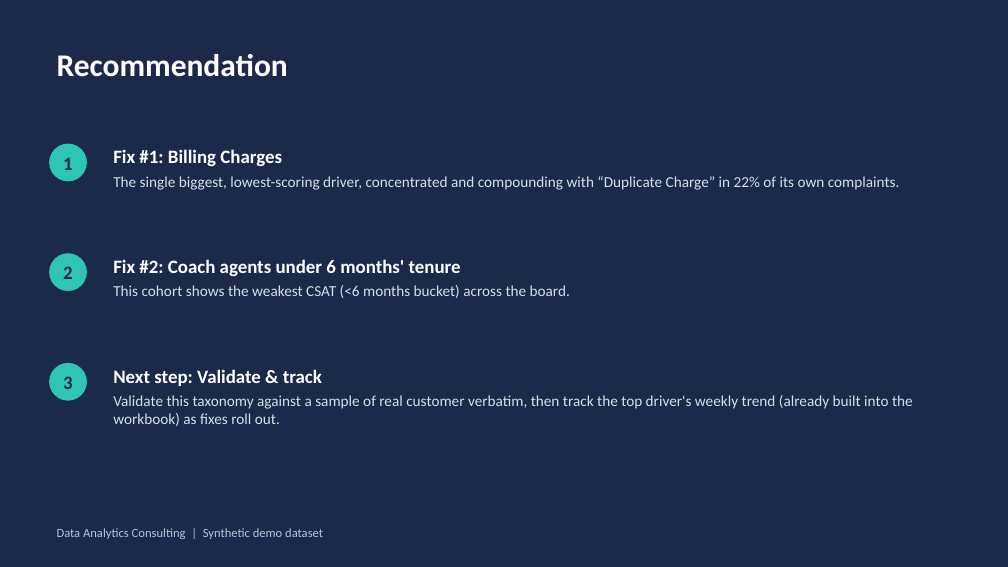
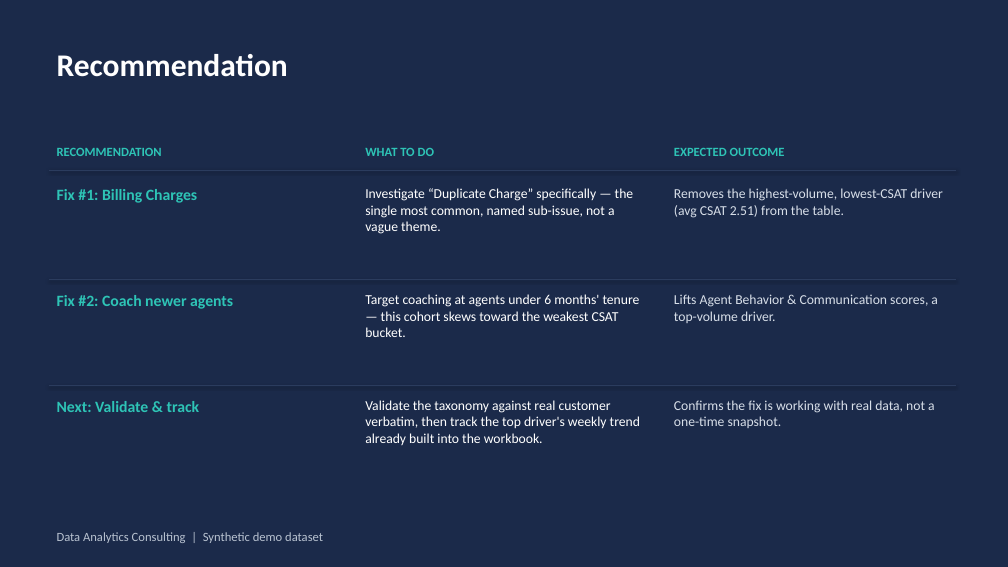
Before and after one commit to rameshpennam/ds-use-cases, a slide deck: slide 6 of usecase1_csat_nlp_rootcause/final_output/usecase1_csat_summary.pptx. Drawn at 1008x567 pixels with LibreOffice and Linux fonts; fonts in the diff are those of the drawing. Boxes give left, top, right and bottom in pixels: in the first picture for what was removed or moved away, otherwise in the second. Text is boxed around its words. In the diff, an @@ line names an element or a change of style, - is before the commit and + after.

```diff
--- a/usecase1_csat_nlp_rootcause/final_output/usecase1_csat_summary.pptx
+++ b/usecase1_csat_nlp_rootcause/final_output/usecase1_csat_summary.pptx
@@ ellipse removed at (x1=49, y1=144, x2=87, y2=181) @@
-1
@@ text added at (x1=57, y1=148, x2=162, y2=156), 12 pt, text #2EC4B6, bold @@
+RECOMMENDATION
@@ text removed at (x1=113, y1=149, x2=900, y2=190) @@
-Fix #1: Billing Charges
-The single biggest, lowest-scoring driver, concentrated and compounding with “Duplicate Charge” in 22% of its own complaints.
@@ text added at (x1=365, y1=148, x2=434, y2=156), 12 pt, text #2EC4B6, bold @@
+WHAT TO DO
@@ text added at (x1=674, y1=148, x2=785, y2=156), 12 pt, text #2EC4B6, bold @@
+EXPECTED OUTCOME
@@ line added from (49, 170) to (957, 170), #2B3C5E 1 pt @@
@@ text added at (x1=57, y1=189, x2=197, y2=203), 15 pt, text #2EC4B6, bold @@
+Fix #1: Billing Charges
@@ text added at (x1=365, y1=188, x2=634, y2=234), 13 pt, text #FFFFFF @@
+Investigate “Duplicate Charge” specifically — the single most common, named sub-issue, not a vague theme.
@@ text added at (x1=674, y1=188, x2=943, y2=218), 13 pt, text #D7DEE8 @@
+Removes the highest-volume, lowest-CSAT driver (avg CSAT 2.51) from the table.
@@ ellipse removed at (x1=49, y1=253, x2=87, y2=291) @@
-2
@@ line added from (49, 280) to (957, 280), #2B3C5E 0.5 pt @@
@@ text added at (x1=57, y1=295, x2=233, y2=309), 15 pt, text #2EC4B6, bold @@
+Fix #2: Coach newer agents
@@ text at (x1=365, y1=294, x2=640, y2=337): text changed; size 14.5 to 13 pt; text colour #D7DEE8 to #FFFFFF @@
-Fix #2: Coach agents under 6 months' tenure
-This cohort shows the weakest CSAT (<6 months bucket) across the board.
+Target coaching at agents under 6 months' tenure — this cohort skews toward the weakest CSAT bucket.
@@ text added at (x1=674, y1=294, x2=938, y2=323), 13 pt, text #D7DEE8 @@
+Lifts Agent Behavior & Communication scores, a top-volume driver.
@@ ellipse removed at (x1=49, y1=363, x2=87, y2=401) @@
-3
@@ line added from (49, 386) to (957, 386), #2B3C5E 0.5 pt @@
@@ text added at (x1=57, y1=401, x2=200, y2=412), 15 pt, text #2EC4B6, bold @@
+Next: Validate & track
@@ text at (x1=365, y1=400, x2=640, y2=445): text changed; size 14.5 to 13 pt; text colour #D7DEE8 to #FFFFFF @@
-Next step: Validate & track
-Validate this taxonomy against a sample of real customer verbatim, then track the top driver's weekly trend (already built into the workbook) as fixes roll out.
+Validate the taxonomy against real customer verbatim, then track the top driver's weekly trend already built into the workbook.
@@ text added at (x1=674, y1=400, x2=935, y2=428), 13 pt, text #D7DEE8 @@
+Confirms the fix is working with real data, not a one-time snapshot.
@@ text "Data Analytics Consulting | Synthetic ..." moved from (x1=57, y1=528, x2=323, y2=539) to (x1=57, y1=532, x2=323, y2=543) @@
```
Also in this commit, not shown: 3 other slides changed, 3 other files.
